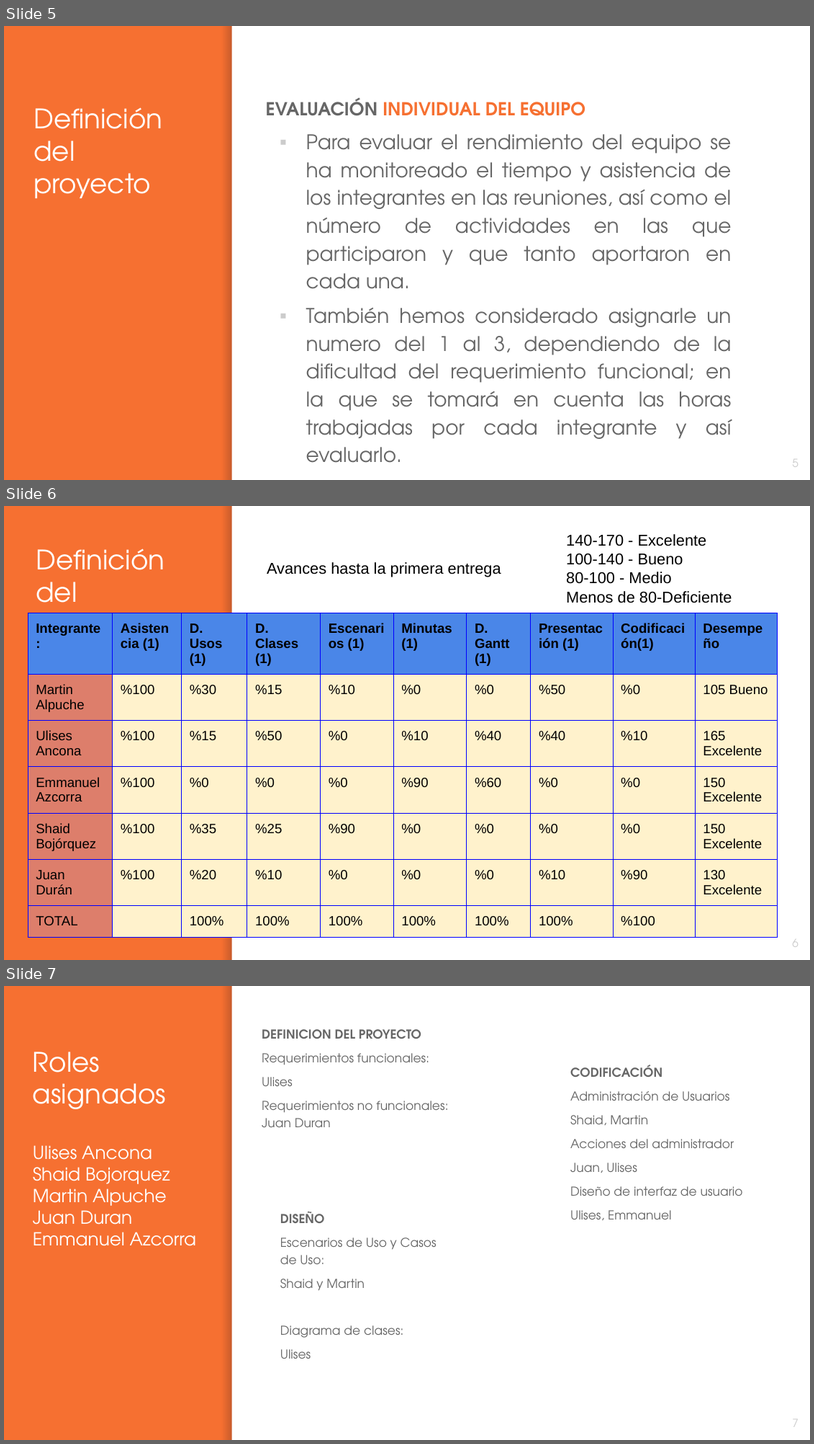
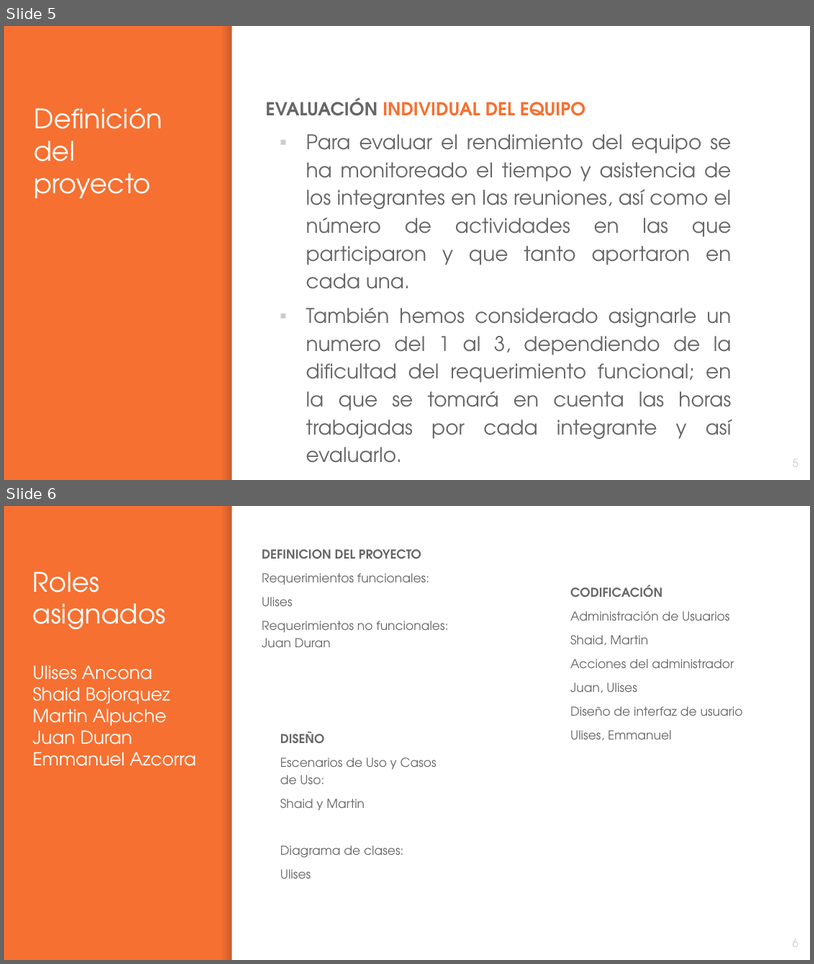
Before and after one commit to uliancona98/TechnoShop, a slide deck: Plan_de_Trabajo/Presentacion.pptx. Shown one above the other, each under a label of ours: slides 5, 6 and 7 before the commit, slides 5 and 6 after it. The pictures are 814x1444 and 814x964 pixels, drawn with LibreOffice and Linux fonts; fonts in the diff are those of the drawing. Boxes give left, top, right and bottom in pixels: in the first picture for what was removed or moved away, otherwise in the second. Text is boxed around its words. In the diff, an @@ line names an element or a change of style, - is before the commit and + after.

```diff
--- a/Plan_de_Trabajo/Presentacion.pptx
+++ b/Plan_de_Trabajo/Presentacion.pptx
@@ slide 6 removed at <box>4,506,810,960</box>, background #F67031; not listed: 2 template elements that a slide beside it also shows @@
@@ title removed at <box>36,548,165,646</box> @@
-Definición del proyecto
@@ text removed at <box>566,534,732,603</box> @@
-140-170 - Excelente
-100-140 - Bueno
-80-100 - Medio
-Menos de 80-Deficiente
@@ text removed at <box>267,562,502,577</box> @@
-Avances hasta la primera entrega
@@ table removed at <box>28,613,779,951</box>, 7 rows, 10 columns @@
-Integrante: | Asistencia (1) | D. Usos / (1) | D. Clases / (1) | Escenarios (1) | Minutas / (1) | D. Gantt / (1) | Presentación (1) | Codificación(1) | Desempeño
-Martin Alpuche | %100 | %30 | %15 | %10 | %0 | %0 | %50 | %0 | 105 Bueno
-Ulises Ancona | %100 | %15 | %50 | %0 | %10 | %40 | %40 | %10 | 165 Excelente
-Emmanuel Azcorra | %100 | %0 | %0 | %0 | %90 | %60 | %0 | %0 | 150 Excelente
-Shaid Bojórquez | %100 | %35 | %25 | %90 | %0 | %0 | %0 | %0 | 150 Excelente
-Juan / Durán | %100 | %20 | %10 | %0 | %0 | %0 | %10 | %90 | 130 Excelente
-TOTAL |  | 100% | 100% | 100% | 100% | 100% | 100% | %100 | 
@@ page number removed at <box>792,939,799,947</box> @@
-6
@@ what was slide 7 is now slide 6 @@
@@ page number at <box>792,939,799,947</box>: text changed @@
-7
+6
```
Also in this commit, not shown: 1 other file.
